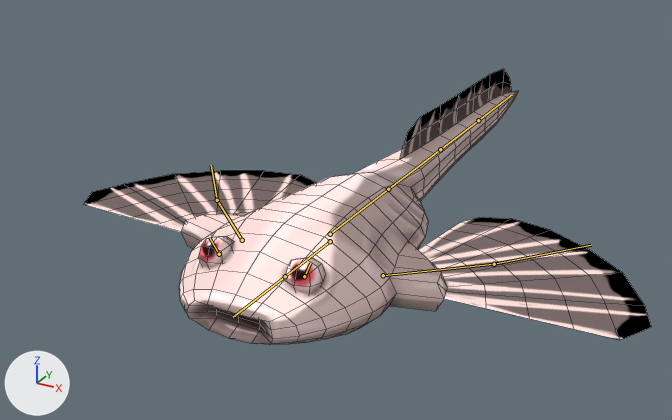
The Blender file Sources/Fish.blend: old version first, new version second.
Rendered twice from a 50 mm camera at (3.71, -6.64, 3.65) aimed at (-0.66, 1.31, -0.33). Lighting does not change. The marker at lower left points along +X, +Y and +Z. The bones that bend it are drawn over the model as lines. Mesh edges are drawn as thin lines.

The first picture shows 'Body'.
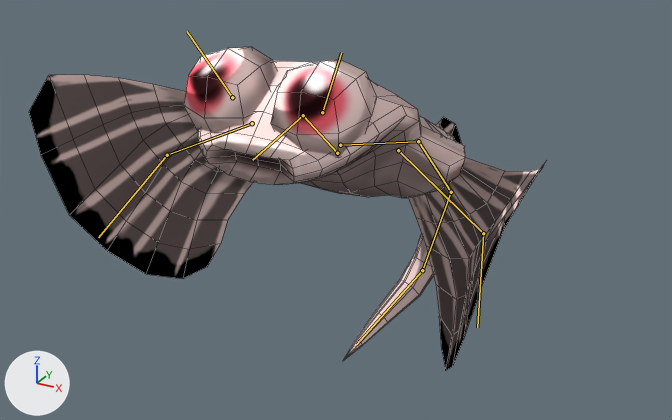
The newer file adds an action. The first version stands in its rest pose; the second is drawn at frame 1 of the action 'Affraid'.

What the commit changed:
Bone 'Body' (bone_body) moves from (0.0, 0.0, 0.0) to (0.0, -0.14, -0.8).
Bone 'Body' (bone_body) turns from (0, 0, 0) to (-41, 0, 0) degrees about its own x, y and z.
Bone 'Head' (bone_head) turns from (0, 0, 0) to (51, 0, 0) degrees about its own x, y and z.
Bone 'Eye.L' (bone_eye_l) is rescaled from (1.0, 1.0, 1.0) to (3.81, 3.81, 3.81).
Bone 'Eye.R' (bone_eye_r) is rescaled from (1.0, 1.0, 1.0) to (3.81, 3.81, 3.81).
Bone 'TailIkTarget' (bone_tailiktarget) moves from (0.0, 0.0, 0.0) to (-0.12, -0.51, -0.25).
Bone 'TailIkTarget' (bone_tailiktarget) turns from (0, 0, 0) to (-100, 26, 37) degrees about its own x, y and z.
Bone 'UpperFin.L' (bone_upperfin_l) turns from (0, 0, 0) to (-24, -18, 5) degrees about its own x, y and z.
Bone 'LowerFin.L' (bone_lowerfin_l) turns from (0, 0, 0) to (-68, -4, -38) degrees about its own x, y and z.
Bone 'UpperFin.R' (bone_upperfin_r) turns from (0, 0, 0) to (-26, 26, 17) degrees about its own x, y and z.
Bone 'LowerFin.R' (bone_lowerfin_r) turns from (0, 0, 0) to (-60, -11, 10) degrees about its own x, y and z.

Changed parts and their boxes (x1, y1, x2, y2) in the pictures (672 x 420 px):
'Body', posed (9% narrower, 17% taller): before (83, 69, 652, 345); after (29, 47, 546, 370)
bone 'Body', root to tip: before (330, 241) to (285, 276); after (337, 153) to (303, 115)
bone 'Head', root to tip: before (285, 276) to (233, 317); after (303, 115) to (252, 160)
bone 'Eye.L', root to tip: before (304, 276) to (310, 263); after (322, 112) to (341, 52)
bone 'Eye.R', root to tip: before (219, 254) to (209, 237); after (232, 97) to (187, 31)
bone 'TailIkTarget', root to tip: before (478, 120) to (512, 94); after (422, 270) to (356, 344)
bone 'UpperFin.L', root to tip: before (383, 275) to (494, 264); after (398, 150) to (483, 233)
bone 'LowerFin.L', root to tip: before (494, 264) to (591, 245); after (483, 233) to (477, 327)
bone 'UpperFin.R', root to tip: before (242, 240) to (217, 200); after (252, 123) to (167, 155)
bone 'LowerFin.R', root to tip: before (217, 200) to (211, 165); after (167, 155) to (98, 237)
